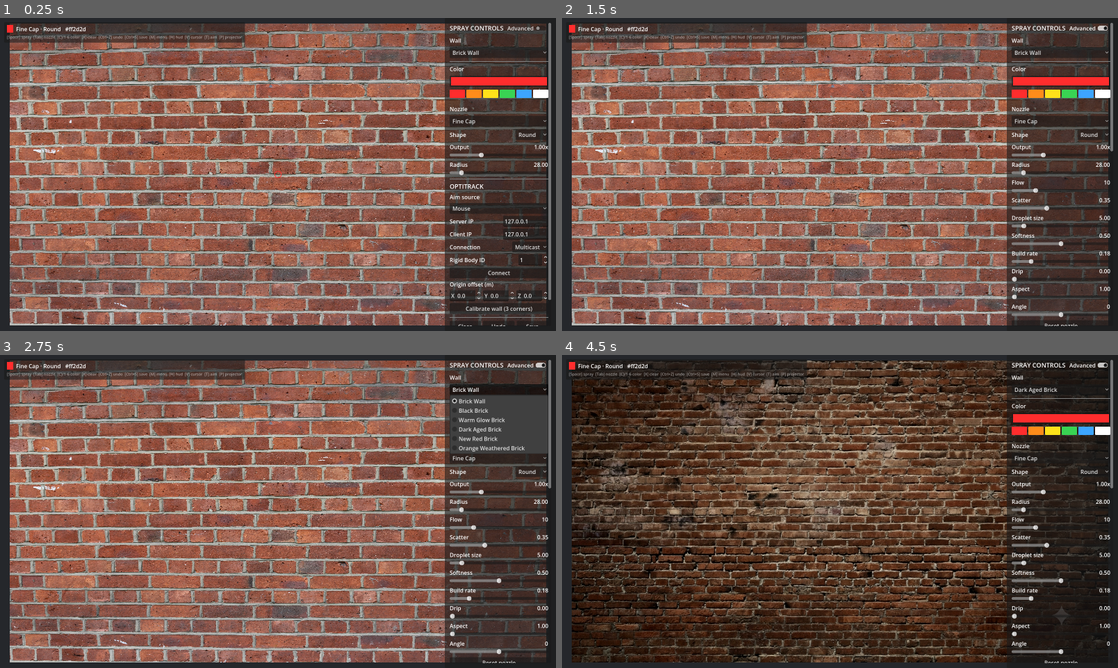
Above: before the commit, frames 1-4 (two rows, left to right).
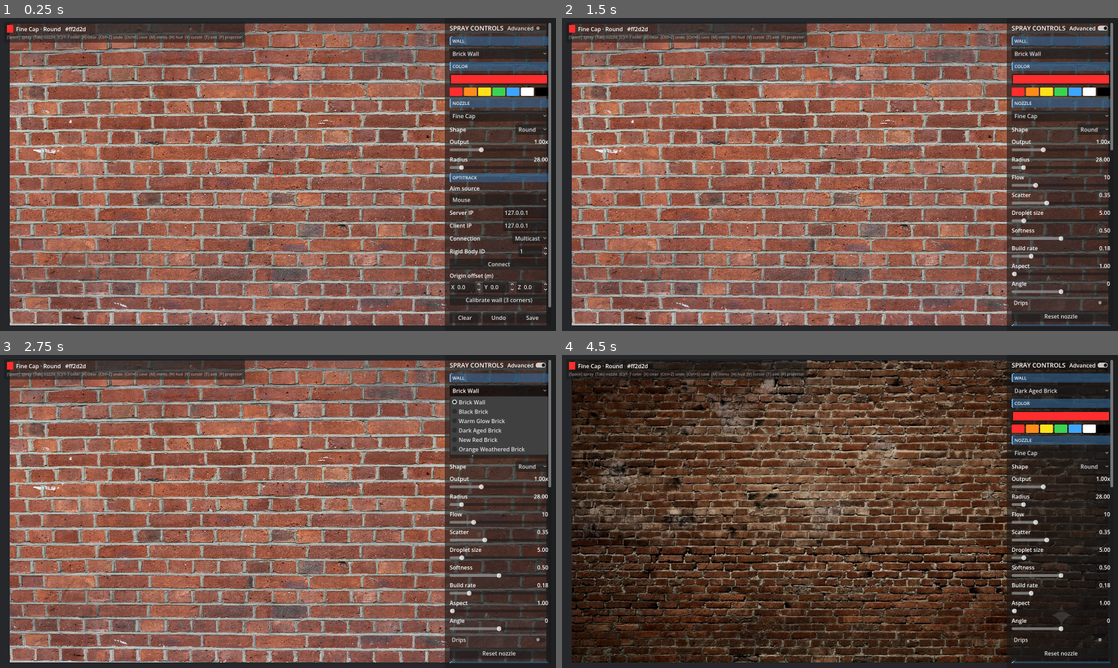
Above: after the commit, the same moments.

Repository: skynab/Brick-Wall-Spray-Paint
Game: Godot game, scene res://main.tscn
Two runs of this game, one before a commit and one after it. Both use one fixed random seed, a clock stepped at 60 frames per second and the inputs below.
Inputs (mouse positions are in pixels of both pictures, inside the frame that each line leads up to):
- Up to frame 1 (0.25 s): no input
- Up to frame 2 (1.5 s): click "Advanced" at 0.5 s; click (1062, 302) at 1.25 s, where only the run after the commit has a clickable "Drips"
- Up to frame 3 (2.75 s): click "Brick Wall" at 2 s
- Up to frame 4 (4.5 s): click (1017, 430) at 2.77 s; click "Dark Aged Brick" at 3.5 s; click (1034, 430) at 4.27 s

The runs differ from the first frame. In frame 1, 7.4% of the frame differs, in the area x 12-100%, y 5-99%; in frame 2, 6.5%; in frame 3, 4.8%; in frame 4, 4.7%.

Commit message:
General improvements and a readme

Diff:
--- a/project.godot
+++ b/project.godot
@@ -68,6 +68,11 @@
 "events": [Object(InputEventKey,"resource_local_to_scene":false,"resource_name":"","device":-1,"window_id":0,"alt_press …(191 unchanged characters)…
 ]
 }
+palette_7={
+"deadzone": 0.5,
+"events": [Object(InputEventKey,"resource_local_to_scene":false,"resource_name":"","device":-1,"window_id":0,"alt_pressed":false,"shift_pressed":false,"ctrl_pressed":false,"meta_pressed":false,"pressed":false,"keycode":0,"physical_keycode":55,"key_label":0,"unicode":55,"location":0,"echo":false,"script":null)
+]
+}
 clear_wall={
 "deadzone": 0.5,
 "events": [Object(InputEventKey,"resource_local_to_scene":false,"resource_name":"","device":-1,"window_id":0,"alt_press …(192 unchanged characters)…
--- a/scripts/aim/aim_source.gd
+++ b/scripts/aim/aim_source.gd
@@ -12,6 +12,12 @@
 	return {"valid": false}
 
 
+## Roll of the can about its spray direction, in degrees. Doesn't move the hit
+## point, but rotates the nozzle's shaped footprint (e.g. NY Thin). 0 by default.
+func get_roll() -> float:
+	return 0.0
+
+
 ## Whether this source can currently produce aim (e.g. tracker connected).
 func is_active() -> bool:
 	return false
--- a/scripts/aim/mouse_aim_source.gd
+++ b/scripts/aim/mouse_aim_source.gd
@@ -18,6 +18,8 @@
 ## Spray-direction tilt about the wall's right (X) and up (Y) axes, in degrees.
 var pitch_deg := 0.0
 var yaw_deg := 0.0
+## Roll about the spray direction — rotates the nozzle's shaped footprint.
+var roll_deg := 0.0
 
 
 func _init(camera: Camera3D, wall: BrickWall = null) -> void:
@@ -44,6 +46,10 @@
 	return {"origin": origin, "direction": fwd.normalized(), "valid": true}
 
 
+func get_roll() -> float:
+	return roll_deg
+
+
 func is_active() -> bool:
 	return _camera != null and _wall != null
 
--- a/scripts/app.gd
+++ b/scripts/app.gd
@@ -67,6 +67,7 @@
 		_menu.wall_selected.connect(_on_wall_selected)
 		_menu.vignette_changed.connect(_on_vignette_changed)
 		_menu.mouse_aim_changed.connect(_on_mouse_aim_changed)
+		_menu.drips_toggled.connect(func(on): _spray.drips_enabled = on)
 		_menu.set_aim_sources(_aim_labels(), _aim_index)
 		if _tracker_settings != null:
 			_menu.set_tracker_settings(
@@ -108,6 +109,10 @@
 
 func _process(delta: float) -> void:
 	_handle_actions()
+	# Roll from the active aim source rotates shaped nozzle footprints.
+	var src := _active_aim()
+	if _spray != null:
+		_spray.extra_roll_deg = src.get_roll() if src != null else 0.0
 	_handle_spray()
 	_update_cursor()
 	_update_clear_timer(delta)
@@ -208,7 +213,7 @@
 		_spray.cycle_color()
 		_sync_menu()
 		_report_state()
-	for i in 6:
+	for i in 7:
 		if Input.is_action_just_pressed("palette_%d" % (i + 1)):
 			_spray.set_color_index(i)
 			_sync_menu()
@@ -268,11 +273,12 @@
 		_wall.set_vignette(strength, extent, softness)
 
 
-func _on_mouse_aim_changed(distance: float, pitch: float, yaw: float) -> void:
+func _on_mouse_aim_changed(distance: float, pitch: float, yaw: float, roll: float) -> void:
 	if _mouse != null:
 		_mouse.distance = distance
 		_mouse.pitch_deg = pitch
 		_mouse.yaw_deg = yaw
+		_mouse.roll_deg = roll
 
 
 ## Clear the wall, snapshotting first so it can be undone, and reset the
--- a/scripts/config.gd
+++ b/scripts/config.gd
@@ -25,8 +25,8 @@
 const DRIP_WIDTH := 3.0            # dab radius of the running head
 const DRIP_MIN_LEN := 40.0         # px
 const DRIP_MAX_LEN := 170.0        # px
-const DRIP_DWELL_FRAMES := 36      # frames lingering before a heavy-buildup drip
-const DRIP_DWELL_SEED_CHANCE := 0.05
+const DRIP_DWELL_FRAMES := 72      # frames (~1.2s at 60fps) lingering in one spot before a drip
+const DRIP_DWELL_SEED_CHANCE := 0.06
 
 # --- OptiTrack / tracker ---
 const OPTITRACK_SINGLETON_PATH := "/root/OptiTrack"
--- a/scripts/spray_tool.gd
+++ b/scripts/spray_tool.gd
@@ -25,6 +25,7 @@
 	Color("39d353"), # green
 	Color("3da5ff"), # blue
 	Color("ffffff"), # white
+	Color("000000"), # black
 ]
 var color_index: int = 0
 ## The active paint color. Tracks the palette on index changes, but can also be
@@ -35,6 +36,14 @@
 ## of the active nozzle's flow. 1.0 = the nozzle's native rate. Global so it
 ## persists across nozzle changes, like turning the can's pressure up or down.
 var output_rate: float = 1.0
+
+## Extra footprint rotation (degrees) from the aim source's roll, added to each
+## nozzle's own `angle` so shaped caps (e.g. NY Thin) can be spun while spraying.
+var extra_roll_deg: float = 0.0
+
+## When true, lingering over one spot too long seeds running drips. Off disables
+## drips entirely.
+var drips_enabled: bool = true
 
 # Dwell tracking for heavy-buildup drips.
 var _last_center: Vector2 = Vector2.ZERO
@@ -99,7 +108,7 @@
 	var col := current_color()
 	var center := Vector2(center_uv.x * float(res.x - 1), center_uv.y * float(res.y - 1))
 	var spread := noz.radius_px * lerpf(0.15, 1.0, clampf(noz.scatter, 0.0, 1.0))
-	var rot := deg_to_rad(noz.angle)
+	var rot := deg_to_rad(noz.angle + extra_roll_deg)
 	var flow := maxi(1, int(round(noz.flow * output_rate)))
 
 	for i in flow:
@@ -113,11 +122,12 @@
 		# Feather the cone: droplets near the rim deposit less paint.
 		var edge: float = 1.0 - smoothstep(AppConfig.SPRAY_EDGE_START, 1.0, norm)
 		paint_layer.stamp(uv, col, noz.droplet_size_px * size, noz.build_rate * edge, noz.softness)
-		# Per-droplet random drip (driven by the menu's Drip slider).
-		if noz.drip_chance > 0.0 and randf() < noz.drip_chance:
-			paint_layer.seed_drip(uv, col, AppConfig.DRIP_WIDTH, randf_range(AppConfig.DRIP_MIN_LEN, AppConfig.DRIP_MAX_LEN))
-
-	_update_dwell_drips(paint_layer, center, center_uv, col, noz)
+
+	# Drips only build up from dwelling too long over one spot (see below).
+	if drips_enabled:
+		_update_dwell_drips(paint_layer, center, center_uv, col, noz)
+	else:
+		_dwell = 0
 
 
 ## Pick one droplet's position within a nozzle's footprint, in unit space
@@ -179,7 +189,7 @@
 func footprint_outline_uv(center_uv: Vector2, res: Vector2i) -> PackedVector2Array:
 	var noz := current_nozzle()
 	var spread := noz.radius_px * lerpf(0.15, 1.0, clampf(noz.scatter, 0.0, 1.0))
-	var rot := deg_to_rad(noz.angle)
+	var rot := deg_to_rad(noz.angle + extra_roll_deg)
 	var aspect := maxf(noz.aspect, 1.0)
 	var center := Vector2(center_uv.x * float(res.x - 1), center_uv.y * float(res.y - 1))
 	var out := PackedVector2Array()
--- a/scripts/ui/hud.gd
+++ b/scripts/ui/hud.gd
@@ -4,7 +4,7 @@
 ## Small top-left status overlay: current nozzle + color swatch and a one-line
 ## key legend. Dismissible with [H]. Built in code.
 
-const LEGEND := "[Space] spray  [Tab] nozzle  [C]/1-6 color  [X] clear  [Ctrl+Z] undo  [Ctrl+S] save  [M] menu  [H] hud  [V] cursor  [T] aim  [P] projector"
+const LEGEND := "[Space] spray  [Tab] nozzle  [C]/1-7 color  [X] clear  [Ctrl+Z] undo  [Ctrl+S] save  [M] menu  [H] hud  [V] cursor  [T] aim  [P] projector"
 
 var _swatch: ColorRect
 var _state: Label
--- a/scripts/ui/side_menu.gd
+++ b/scripts/ui/side_menu.gd
@@ -12,12 +12,14 @@
 ## Emitted when the menu changes the active nozzle or color, so the app can
 ## refresh other views (e.g. the HUD).
 signal tool_changed
+## Emitted when the drips on/off toggle changes.
+signal drips_toggled(enabled: bool)
 ## Emitted when the user picks a different brick-wall background.
 signal wall_selected(path: String)
 ## Emitted when any vignette control changes (carries all three current values).
 signal vignette_changed(strength: float, extent: float, softness: float)
-## Emitted when the mouse aim source's distance/pitch/yaw change.
-signal mouse_aim_changed(distance: float, pitch: float, yaw: float)
+## Emitted when the mouse aim source's distance/pitch/yaw/roll change.
+signal mouse_aim_changed(distance: float, pitch: float, yaw: float, roll: float)
 ## Emitted when the user picks a different aim source.
 signal aim_source_selected(index: int)
 ## Tracker controls.
@@ -48,7 +50,6 @@
 	["droplet_size_px", "Droplet size", 1.0, 40.0, 1.0, false, true],
 	["softness", "Softness", 0.0, 1.0, 0.01, false, true],
 	["build_rate", "Build rate", 0.0, 1.0, 0.01, false, true],
-	["drip_chance", "Drip", 0.0, 1.0, 0.01, false, true],
 	["aspect", "Aspect", 1.0, 8.0, 0.1, false, true],
 	["angle", "Angle", -180.0, 180.0, 1.0, true, true],
 ]
@@ -213,25 +214,21 @@
 	vbox.add_child(title_row)
 
 	# Wall background section (Simple)
-	vbox.add_child(_make_label("Wall"))
+	vbox.add_child(_make_section_header("Wall"))
 	_wall_opt = OptionButton.new()
 	_wall_opt.item_selected.connect(_on_wall_selected)
 	vbox.add_child(_wall_opt)
 
-	vbox.add_child(HSeparator.new())
-
 	# Color section (Simple)
-	vbox.add_child(_make_label("Color"))
+	vbox.add_child(_make_section_header("Color"))
 	_color_btn = ColorPickerButton.new()
 	_color_btn.custom_minimum_size = Vector2(0, 32)
 	_color_btn.color_changed.connect(_on_color_changed)
 	vbox.add_child(_color_btn)
 	vbox.add_child(_make_palette_row())
 
-	vbox.add_child(HSeparator.new())
-
 	# Nozzle section (Simple): preset + shape + radius.
-	vbox.add_child(_make_label("Nozzle"))
+	vbox.add_child(_make_section_header("Nozzle"))
 	_nozzle_opt = OptionButton.new()
 	_nozzle_opt.item_selected.connect(_on_nozzle_selected)
 	vbox.add_child(_nozzle_opt)
@@ -273,6 +270,14 @@
 		if bool(spec[6]):
 			_advanced_nodes.append(row)
 
+	# Drips on/off (Advanced). Drips only form when lingering over one spot.
+	var drips_check := CheckButton.new()
+	drips_check.text = "Drips"
+	drips_check.button_pressed = true
+	drips_check.toggled.connect(func(on): drips_toggled.emit(on))
+	vbox.add_child(drips_check)
+	_advanced_nodes.append(drips_check)
+
 	# Reset (Advanced): undo live slider edits.
 	var reset_btn := _make_action_button("Reset nozzle", _on_reset_pressed)
 	vbox.add_child(reset_btn)
@@ -318,7 +323,7 @@
 	_status = _make_label("Tracker: —")
 	vbox.add_child(_status)
 
-	var hint := _make_label("[M] hide  [Tab] nozzle  [C]/1-6 color")
+	var hint := _make_label("[M] hide  [Tab] nozzle  [C]/1-7 color")
 	hint.add_theme_font_size_override("font_size", 11)
 	hint.modulate = Color(1, 1, 1, 0.5)
 	vbox.add_child(hint)
@@ -329,8 +334,7 @@
 	var box := VBoxContainer.new()
 	box.add_theme_constant_override("separation", 6)
 
-	box.add_child(HSeparator.new())
-	box.add_child(_make_label("Auto-clear"))
+	box.add_child(_make_section_header("Auto-clear"))
 
 	var mode_opt := OptionButton.new()
 	mode_opt.add_item("Manual")   # index 0 -> ClearMode.MANUAL
@@ -377,8 +381,7 @@
 func _build_vignette_section() -> VBoxContainer:
 	var box := VBoxContainer.new()
 	box.add_theme_constant_override("separation", 6)
-	box.add_child(HSeparator.new())
-	box.add_child(_make_label("Vignette"))
+	box.add_child(_make_section_header("Vignette"))
 
 	for spec in VIGNETTE_SPECS:
 		var key: String = spec[0]
@@ -412,14 +415,14 @@
 	["distance", "Distance", 0.0, 2.5, 0.05, 0.0, " m"],
 	["pitch", "Pitch", -70.0, 70.0, 1.0, 0.0, "°"],
 	["yaw", "Yaw", -70.0, 70.0, 1.0, 0.0, "°"],
+	["roll", "Roll", -180.0, 180.0, 1.0, 0.0, "°"],
 ]
 
 
 func _build_mouse_aim_section() -> VBoxContainer:
 	var box := VBoxContainer.new()
 	box.add_theme_constant_override("separation", 6)
-	box.add_child(HSeparator.new())
-	box.add_child(_make_label("Mouse aim (3D)"))
+	box.add_child(_make_section_header("Mouse aim (3D)"))
 
 	for spec in MOUSE_AIM_SPECS:
 		var key: String = spec[0]
@@ -455,8 +458,7 @@
 	var box := VBoxContainer.new()
 	box.add_theme_constant_override("separation", 6)
 
-	box.add_child(HSeparator.new())
-	box.add_child(_make_title("OPTITRACK"))
+	box.add_child(_make_section_header("OptiTrack"))
 
 	box.add_child(_make_label("Aim source"))
 	_aim_opt = OptionButton.new()
@@ -534,7 +536,7 @@
 func _build_proximity_section() -> VBoxContainer:
 	var box := VBoxContainer.new()
 	box.add_theme_constant_override("separation", 6)
-	box.add_child(HSeparator.new())
+	box.add_child(_make_section_header("Proximity"))
 
 	var prox_check := CheckBox.new()
 	prox_check.text = "Auto-spray near wall"
@@ -543,7 +545,7 @@
 
 	var prox_header := HBoxContainer.new()
 	var prox_name := Label.new()
-	prox_name.text = "Proximity"
+	prox_name.text = "Threshold (m)"
 	prox_name.size_flags_horizontal = Control.SIZE_EXPAND_FILL
 	_prox_value = Label.new()
 	_prox_value.horizontal_alignment = HORIZONTAL_ALIGNMENT_RIGHT
@@ -573,6 +575,26 @@
 	var l := Label.new()
 	l.text = text
 	return l
+
+
+## A distinct, banded section header so groups are easy to tell apart.
+func _make_section_header(text: String) -> PanelContainer:
+	var panel := PanelContainer.new()
+	var sb := StyleBoxFlat.new()
+	sb.bg_color = Color(0.20, 0.42, 0.62, 0.55)
+	sb.set_corner_radius_all(4)
+	sb.set_content_margin_all(4)
+	sb.content_margin_left = 8
+	# A bright accent bar down the left edge.
+	sb.border_color = Color(0.45, 0.75, 1.0)
+	sb.border_width_left = 3
+	panel.add_theme_stylebox_override("panel", sb)
+	var l := Label.new()
+	l.text = text.to_upper()
+	l.add_theme_font_size_override("font_size", 13)
+	l.add_theme_color_override("font_color", Color(0.92, 0.97, 1.0))
+	panel.add_child(l)
+	return panel
 
 
 func _make_palette_row() -> HBoxContainer:
@@ -739,6 +761,7 @@
 		float(_mouse_sliders["distance"].value),
 		float(_mouse_sliders["pitch"].value),
 		float(_mouse_sliders["yaw"].value),
+		float(_mouse_sliders["roll"].value),
 	)
 
 
@@ -798,7 +821,7 @@
 
 
 ## Initialize the OptiTrack controls from persisted settings (no signals fired).
-func set_tracker_settings(server_ip: String, client_ip: String, multicast: bool, offset: Vector3) -> void:
+func set_tracker_settings(server_ip: String, client_ip: String, multicast: bool, pos_offset: Vector3) -> void:
 	if _server_ip_edit != null:
 		_server_ip_edit.text = server_ip
 	if _client_ip_edit != null:
@@ -806,9 +829,9 @@
 	if _multicast_opt != null:
 		_multicast_opt.select(0 if multicast else 1)
 	if _offset_spins.has("x"):
-		_offset_spins["x"].set_value_no_signal(offset.x)
-		_offset_spins["y"].set_value_no_signal(offset.y)
-		_offset_spins["z"].set_value_no_signal(offset.z)
+		_offset_spins["x"].set_value_no_signal(pos_offset.x)
+		_offset_spins["y"].set_value_no_signal(pos_offset.y)
+		_offset_spins["z"].set_value_no_signal(pos_offset.z)
 
 
 func _on_prox_slider_changed(v: float) -> void:
Not shown, changed: README.md
